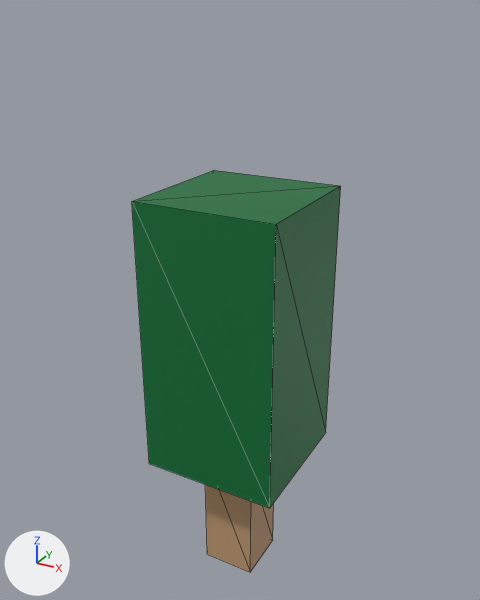
A saved change to the glTF model src/assets/models/tree.glb.
Camera for both pictures: a 50 mm lens placed at (2.05, -3.73, 4.1), pointed at (-0.05, 0.08, 2.2). The axes (+X, +Y, +Z) are drawn at lower left. The lights are the same throughout. Mesh edges are drawn as thin lines. Vertices at the same position are counted once.

Before the edit, the objects in view are built like this:
```python
mat_oak_leaves = principled_material('Oak Leaves')
mat_oak_leaves.base_color = (0.0, 0.159, 0.0382)  # dark green #006f37
me_cube_005 = bpy.data.meshes.new('Cube.005')
me_cube_005.from_pydata(...)  # a box spanning x -0.5..0.5, y -0.5..0.5, z 1.0..3.0
me_cube_005.materials.append(mat_oak_leaves)  # dark green #006f37
me_cube_006 = bpy.data.meshes.new('Cube.006')
me_cube_006.from_pydata(...)  # a box spanning x -0.2..0.2, y -0.2..0.2, z 0.0..1.0
me_cube_006.materials.append(mat_wood)  # brown #bf9972
ob_folage = bpy.data.objects.new('Folage', me_cube_005)
ob_folage.location = (0.0, 0.0, 0.0)
ob_log = bpy.data.objects.new('Log', me_cube_006)
ob_log.location = (0.0, 0.0, 0.0)
```
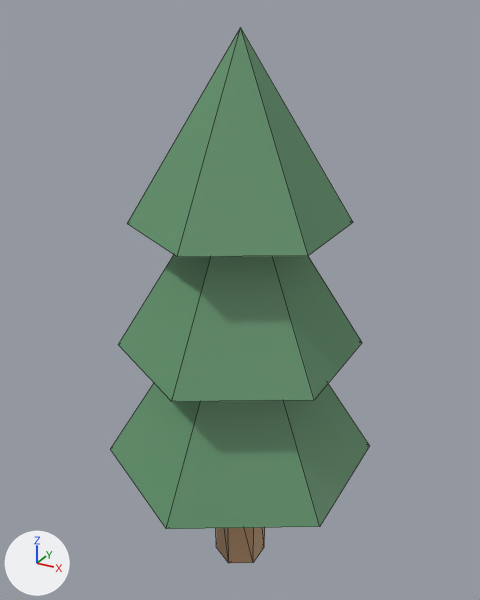
Commit message: new tree + selection outline fixes

Changed parts and their boxes (x1, y1, x2, y2) in the pictures (480 x 600 px):
'Branches', added (green)
    after: (110, 27, 369, 529)
'Folage', deleted (green)
    before: (132, 170, 341, 508)
'Log', reshaped, moved
    before: (206, 485, 274, 572)
    after: (216, 528, 265, 563)

What the commit changed:
Material 'Oak Leaves' (mat_oak_leaves) changes colour from dark green #006f37 to green #5f926a; in linear values from (0.0, 0.159, 0.0382) to (0.114, 0.287, 0.144).
me_cube_006 is used by ob_log; location (0.0, 0.0, 0.0).
me_cube_006 had 8 vertices, 12 faces and spanned x -0.2..0.2, y -0.2..0.2, z 0.0..1.0.
me_cube_006 now has 12 vertices, 20 faces and spans x -0.173..0.173, y -0.2..0.2, z -0.4..0.4.
me_cube_006 part 1: the whole mesh is rebuilt.
Mesh me_cone is new.
It consists of a 6-sided cone pointing to +z spanning x -0.87..0.87, y -1.0..1.0, z -0.8..0.8; a 6-sided cone pointing to +z spanning x -0.76..0.76, y -0.88..0.88, z 0.1..1.5; a 6-sided cone pointing to +z spanning x -0.65..0.65, y -0.75..0.75, z 1.0..2.2.
It uses material mat_oak_leaves (green #5f926a).
Object 'Folage' (ob_folage) is deleted.
Object 'Log' (ob_log) moves from (0.0, 0.0, 0.0) to (0.0, 0.0, 0.5).
Object 'Branches' (ob_branches) is new; it shows me_cone.
Its location is (0.0, 0.0, 1.8).
